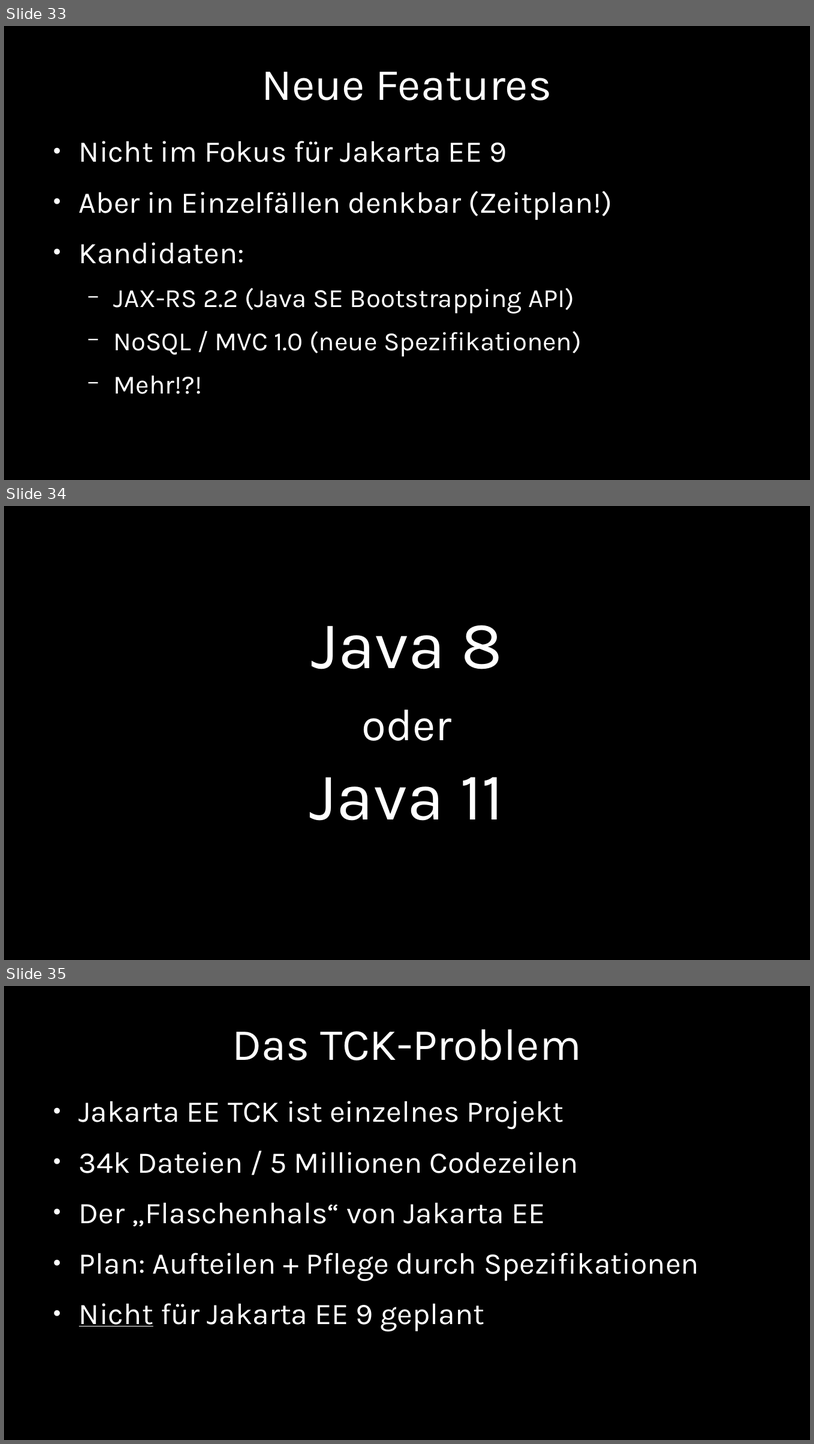
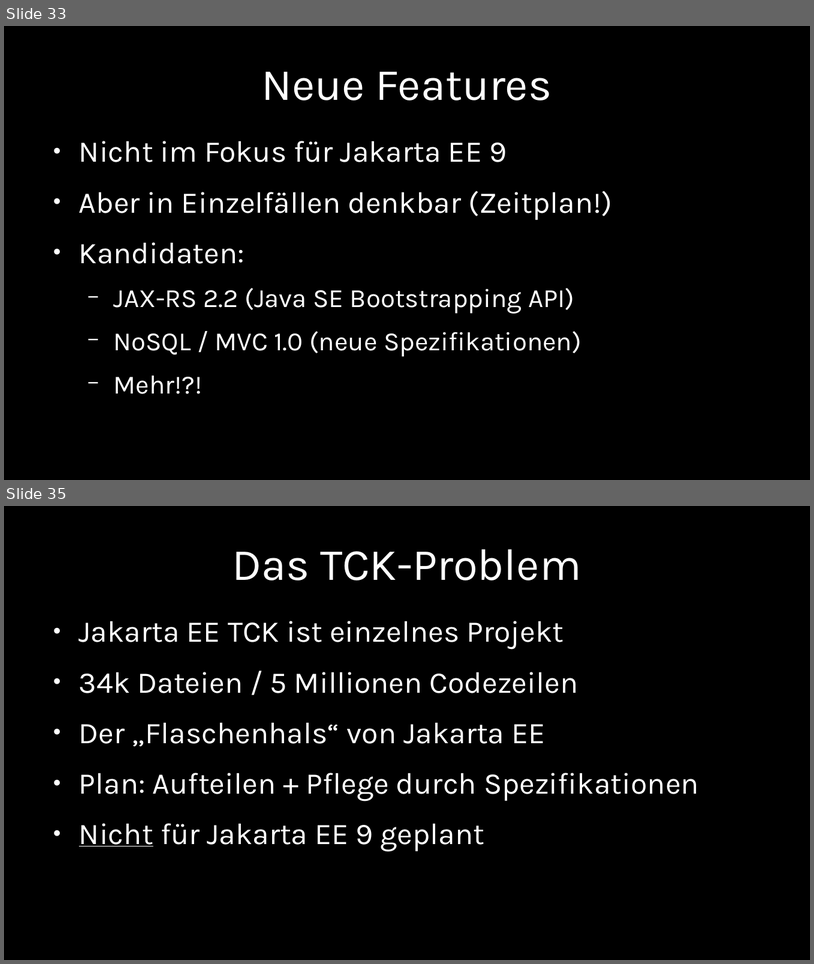
Before and after one commit to chkal/talks, a slide deck: 2019-11-jvmcon-jakarta-ee/JakartaEE.odp. Shown one above the other, each under a label of ours: slides 33, 34 and 35 before the commit, slides 33 and 35 after it; the slides between them are not shown. The pictures are 814x1444 and 814x964 pixels, drawn with LibreOffice and Linux fonts; fonts in the diff are those of the drawing. Boxes give left, top, right and bottom in pixels: in the first picture for what was removed or moved away, otherwise in the second. Text is boxed around its words. In the diff, an @@ line names an element or a change of style, - is before the commit and + after.

```diff
--- a/2019-11-jvmcon-jakarta-ee/JakartaEE.odp
+++ b/2019-11-jvmcon-jakarta-ee/JakartaEE.odp
@@ slide 34 removed at box(4, 506, 810, 960), background #000000 @@
@@ subtitle removed at box(310, 625, 504, 820) @@
-Java 8
-oder
-Java 11
```
Also in this commit, not shown: 1 slide added, 1 other file.
